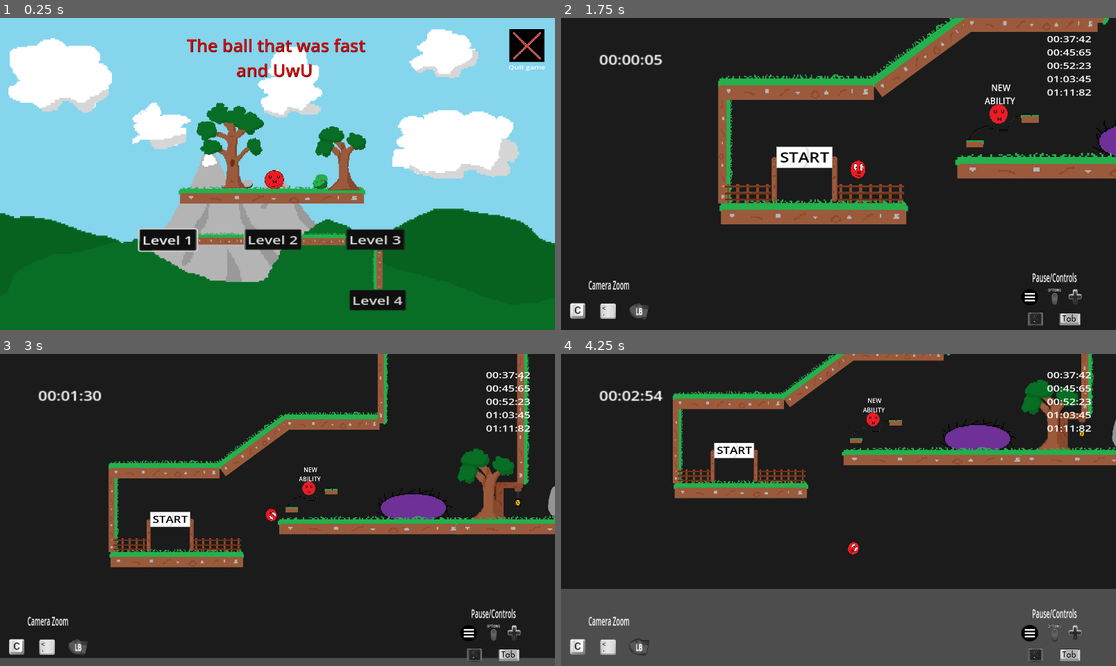
Above: before the commit, frames 1-4 (two rows, left to right).
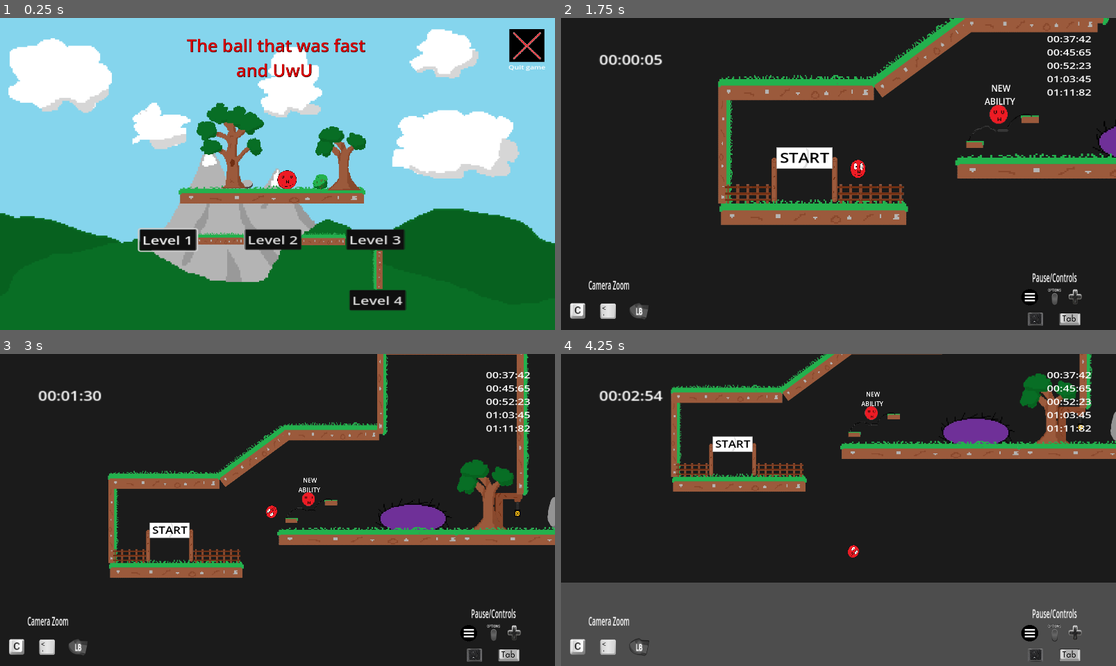
Above: after the commit, the same moments.

Repository: Mahnwe/TheBallThatWasUwU
Game: Godot game, scene res://Scenes/menu.tscn
Two runs of this game, one before a commit and one after it. Both use one fixed random seed, a clock stepped at 60 frames per second and the inputs below.
Inputs (mouse positions are in pixels of both pictures, inside the frame that each line leads up to):
- Up to frame 1 (0.25 s): no input
- Up to frame 2 (1.75 s): click "Level 3" at 0.5 s; tap Enter at 1.25 s; move the mouse to (960, 158) at 1.27 s; hold D (move_right) from 1.28 s (still down); tap F (next_level) at 1.35 s; click (960, 158) at 1.42 s; tap Space (jump) at 1.52, 1.55 s
- Up to frame 3 (3 s): tap Space (jump) at 1.82, 2.1, 2.27, 2.57 s; move the mouse to (166, 525) at 2.02 s; tap F (next_level) at 2.3 s; move the mouse to (333, 441) at 2.77 s; release D (move_right) at 2.78 s; hold A (move_left) from 2.78 s (still down); tap C (camera_dezoom) at 2.85 s
- Up to frame 4 (4.25 s): tap Space (jump) at 3.05, 3.77, 4.07 s; move the mouse to (810, 572) at 3.52 s; release A (move_left) at 3.53 s; hold D (move_right) from 3.53 s (still down); tap Shift (dash) at 3.6 s; click (810, 572) at 3.67 s; tap F (next_level) at 3.8 s

The runs differ from the first frame. In frame 1, 0.3% of the frame differs, in the area x 47-54%, y 48-55%; in frame 2, 1.7%; in frame 3, 16%, in the area x 0-100%, y 0-100%; in frame 4, 12%.

Commit message:
change jump force to make jump wall easier, make abilities label more visible, add decorations in level 3

Diff:
--- a/Scenes/ability.tscn
+++ b/Scenes/ability.tscn
@@ -12,13 +12,13 @@
 script = ExtResource("1_vfgwr")
 
 [node name="Label" type="Label" parent="."]
-visible = false
-offset_left = -172.0
-offset_top = -280.0
-offset_right = -23.0
-offset_bottom = -205.0
+offset_left = -304.0
+offset_top = -312.0
+offset_right = -155.0
+offset_bottom = -237.0
 scale = Vector2(2.4, 1.24)
 theme_override_colors/font_color = Color(1, 1, 1, 1)
+theme_override_font_sizes/font_size = 25
 
 [node name="Sprite2D" type="Sprite2D" parent="."]
 position = Vector2(2, -43)
--- a/Scenes/level3.tscn
+++ b/Scenes/level3.tscn
@@ -696,7 +696,7 @@
 scale = Vector2(1.51427, 1.6)
 
 [node name="WarningSign" parent="WarningSign3" instance=ExtResource("14_l6k82")]
-position = Vector2(385.665, -1.25)
+position = Vector2(377.079, -1.25)
 flip_value = 1
 
 [node name="WarningSign" parent="." instance=ExtResource("14_l6k82")]
@@ -864,6 +864,31 @@
 position = Vector2(817, -959)
 scale = Vector2(0.603387, 0.542475)
 flip_value = 1
+
+[node name="BranchesBush3" parent="." instance=ExtResource("18_icw0h")]
+position = Vector2(450, -662)
+flip_value = 1
+
+[node name="BranchesBush4" parent="." instance=ExtResource("18_icw0h")]
+position = Vector2(1248, -661)
+
+[node name="BerryBush" parent="." instance=ExtResource("17_tta53")]
+position = Vector2(263, -1965)
+
+[node name="BerryBush" parent="BerryBush" instance=ExtResource("17_tta53")]
+position = Vector2(50, 0)
+
+[node name="BerryBush2" parent="BerryBush" instance=ExtResource("17_tta53")]
+position = Vector2(105, -1)
+
+[node name="BerryBush2" parent="." instance=ExtResource("17_tta53")]
+position = Vector2(1471, -1965)
+
+[node name="BerryBush" parent="BerryBush2" instance=ExtResource("17_tta53")]
+position = Vector2(-59, 0)
+
+[node name="BerryBush2" parent="BerryBush2" instance=ExtResource("17_tta53")]
+position = Vector2(-111, 0)
 
 [connection signal="player_exited_game_area" from="GameArea" to="." method="_on_game_area_player_exited_game_area"]
 [connection signal="player_exited_start_area" from="StartArea" to="." method="_on_start_area_player_exited_start_area"]
--- a/Scenes/menu.tscn
+++ b/Scenes/menu.tscn
@@ -46,7 +46,7 @@
 position = Vector2(581, 512)
 
 [node name="Sprite2D" type="Sprite2D" parent="platform"]
-position = Vector2(368, 47.875)
+position = Vector2(412, 48)
 scale = Vector2(0.152778, 0.138309)
 texture = ExtResource("4_xglq7")
 
--- a/Scripts/player.gd
+++ b/Scripts/player.gd
@@ -8,7 +8,7 @@
 var gravity = 30
 
 #@export
-var jump_force = -660
+var jump_force = -680
 
 const VELOCITY_Y_MAX = 600
 const dash_speed = 1200
Not shown: 1 places in Scenes/level3.tscn that only renumber resources
